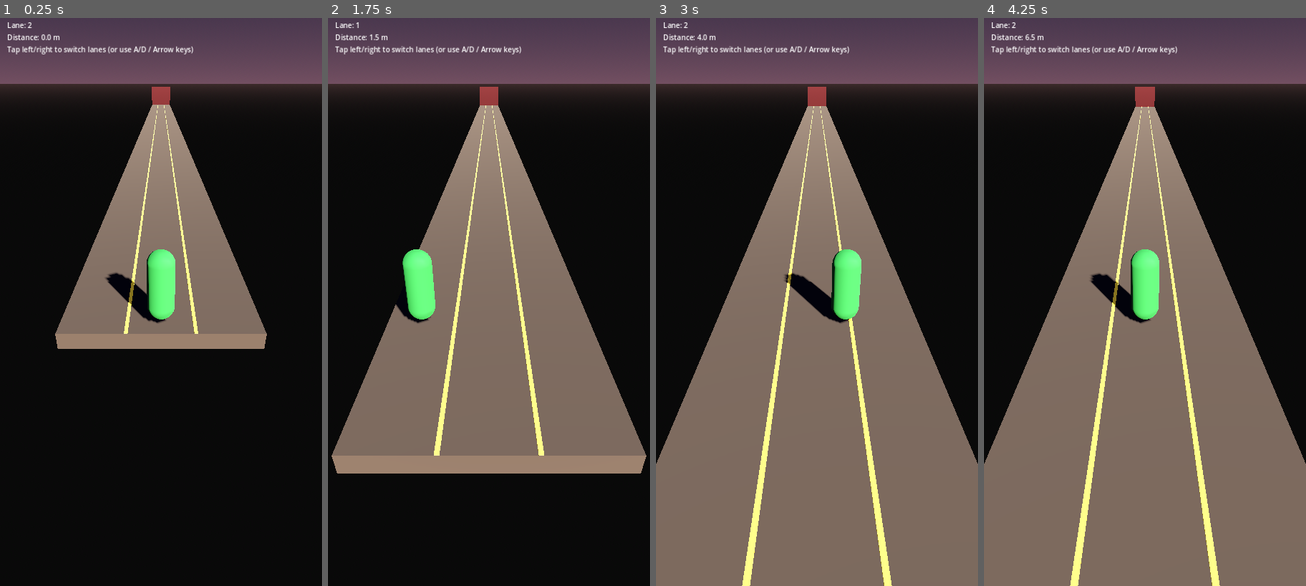
Above: before the commit, frames 1-4 (left to right).
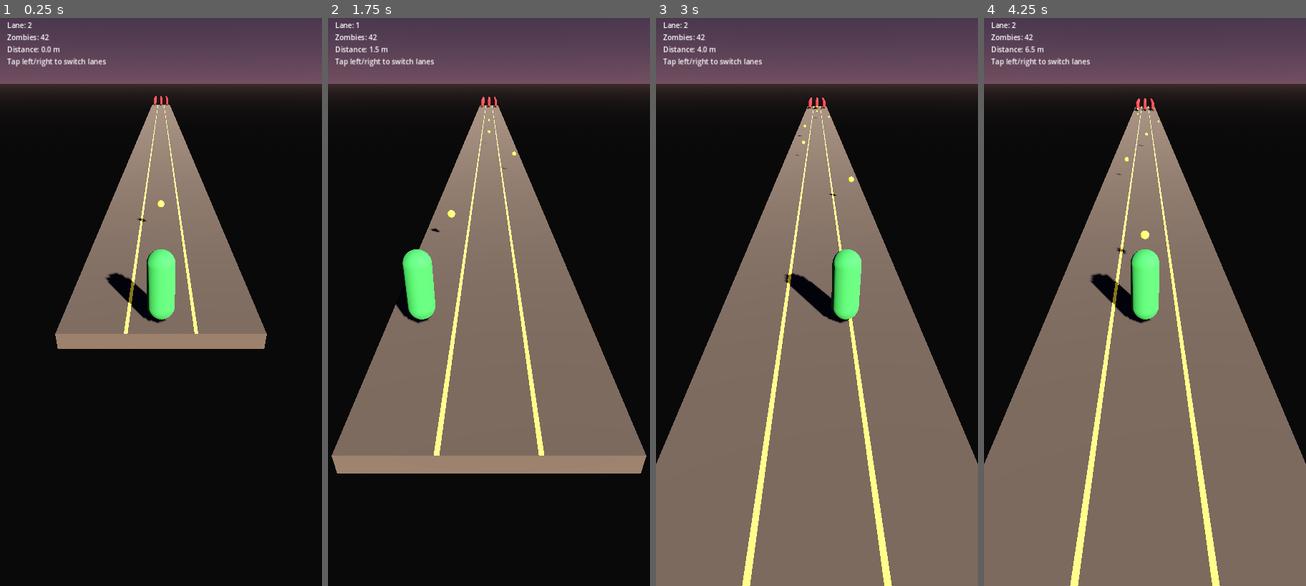
Above: after the commit, the same moments.

Repository: PawandeepSinghKhalsa/Hold-the-Line
Game: Godot game, scene res://scenes/main.tscn
Two runs of this game, one before a commit and one after it. Both use one fixed random seed, a clock stepped at 60 frames per second and the inputs below.
Inputs (mouse positions are in pixels of both pictures, inside the frame that each line leads up to):
- Up to frame 1 (0.25 s): no input
- Up to frame 2 (1.75 s): move the mouse to (559, 273) at 0.52 s; hold D (move_right) 0.53-1.28 s; click (559, 273) at 0.67 s; move the mouse to (424, 330) at 1.27 s; hold A (move_left) from 1.28 s (still down); click (424, 330) at 1.42 s
- Up to frame 3 (3 s): move the mouse to (849, 171) at 2.02 s; release A (move_left) at 2.03 s; hold D (move_right) from 2.03 s (still down); click (849, 171) at 2.17 s; move the mouse to (800, 415) at 2.77 s; click (800, 415) at 2.92 s
- Up to frame 4 (4.25 s): move the mouse to (1241, 387) at 3.52 s; release D (move_right) at 3.53 s; hold A (move_left) from 3.53 s (still down); click (1241, 387) at 3.67 s

The runs differ from the first frame. In frame 1, 0.9% of the frame differs, in the area x 2-60%, y 2-36%; in frame 2, 0.9%; in frame 3, 0.9%; in frame 4, 1.0%, in the area x 2-60%, y 2-75%.

Commit message:
Phase 2: auto-shoot, lane-aware horde, win/lose loop
Ships the playable core loop so there's actually a game to test:

- Soldier auto-fires a bullet every 0.5s straight forward from its
  current lane; bullet moves at 25 u/s and despawns on hit or after
  3s lifetime
- Zombies (red capsules, 1 HP) walk toward the soldier at 3 u/s and
  are pinned to their spawn lane so bullets in that lane mow down
  the line
- HordeSpawner fills the far end of the bridge with 3 lanes x 14
  rows = 42 zombies (tunable in the scene; Level 1 spec target is
  100, but 42 is beatable solo for first-play testing)
- Win when zombies_remaining hits 0; lose when a zombie gets within
  0.9 units of the soldier
- HUD shows "Zombies: N" countdown and a green VICTORY / red GAME
  OVER banner on run end

Next: Phase 3 (multiplier gates + clone soldiers) so the full 100+
zombie level is actually winnable with the strategy layer.

https://claude.ai/code/session_01WNZkPqonAe5zQESFZUsP36

Diff:
--- /dev/null
+++ b/scenes/bullet.tscn
@@ -0,0 +1,26 @@
+[gd_scene load_steps=4 format=3]
+
+[ext_resource type="Script" path="res://scripts/bullet.gd" id="1_bullet"]
+
+[sub_resource type="SphereShape3D" id="SphereShape3D_bullet"]
+radius = 0.12
+
+[sub_resource type="SphereMesh" id="SphereMesh_bullet"]
+radius = 0.12
+height = 0.24
+
+[sub_resource type="StandardMaterial3D" id="StandardMaterial3D_bullet"]
+albedo_color = Color(1, 0.85, 0.25, 1)
+emission_enabled = true
+emission = Color(1, 0.8, 0.2, 1)
+emission_energy_multiplier = 0.8
+
+[node name="Bullet" type="Area3D"]
+script = ExtResource("1_bullet")
+
+[node name="CollisionShape3D" type="CollisionShape3D" parent="."]
+shape = SubResource("SphereShape3D_bullet")
+
+[node name="Mesh" type="MeshInstance3D" parent="."]
+mesh = SubResource("SphereMesh_bullet")
+material_override = SubResource("StandardMaterial3D_bullet")
--- a/scenes/hud.tscn
+++ b/scenes/hud.tscn
@@ -23,14 +23,18 @@
 layout_mode = 2
 text = "Lane: 2"
 
+[node name="ZombiesLabel" type="Label" parent="Margin/VBox"]
+layout_mode = 2
+text = "Zombies: 0"
+
 [node name="DistanceLabel" type="Label" parent="Margin/VBox"]
 layout_mode = 2
 text = "Distance: 0 m"
 
 [node name="HintLabel" type="Label" parent="Margin/VBox"]
 layout_mode = 2
-text = "Tap left/right to switch lanes (or use A/D / Arrow keys)"
+text = "Tap left/right to switch lanes"
 
-[node name="GameOverLabel" type="Label" parent="Margin/VBox"]
+[node name="Banner" type="Label" parent="Margin/VBox"]
 layout_mode = 2
 text = "Game Over"
--- a/scenes/main.tscn
+++ b/scenes/main.tscn
@@ -3,6 +3,8 @@
 [ext_resource type="PackedScene" path="res://scenes/soldier.tscn" id="1_soldier"]
 [ext_resource type="PackedScene" path="res://scenes/hud.tscn" id="2_hud"]
 [ext_resource type="Script" path="res://scripts/camera_follow.gd" id="3_camera"]
+[ext_resource type="PackedScene" path="res://scenes/zombie.tscn" id="4_zombie"]
+[ext_resource type="Script" path="res://scripts/horde_spawner.gd" id="5_spawner"]
 
 [sub_resource type="BoxShape3D" id="BoxShape3D_bridge"]
 size = Vector3(4.5, 0.4, 100)
@@ -21,16 +23,6 @@
 emission_enabled = true
 emission = Color(1, 0.85, 0.2, 1)
 emission_energy_multiplier = 0.4
-
-[sub_resource type="BoxMesh" id="BoxMesh_horde_marker"]
-size = Vector3(4.5, 4, 0.4)
-
-[sub_resource type="StandardMaterial3D" id="StandardMaterial3D_horde"]
-albedo_color = Color(0.8, 0.2, 0.2, 0.55)
-transparency = 1
-emission_enabled = true
-emission = Color(1, 0.3, 0.3, 1)
-emission_energy_multiplier = 0.3
 
 [sub_resource type="ProceduralSkyMaterial" id="ProceduralSkyMaterial_sky"]
 sky_top_color = Color(0.07, 0.09, 0.17, 1)
@@ -77,11 +69,6 @@
 mesh = SubResource("BoxMesh_lane_marker")
 material_override = SubResource("StandardMaterial3D_marker")
 
-[node name="HordeEndMarker" type="MeshInstance3D" parent="."]
-transform = Transform3D(1, 0, 0, 0, 1, 0, 0, 0, 1, 0, 2, -98)
-mesh = SubResource("BoxMesh_horde_marker")
-material_override = SubResource("StandardMaterial3D_horde")
-
 [node name="Soldier" parent="." instance=ExtResource("1_soldier")]
 transform = Transform3D(1, 0, 0, 0, 1, 0, 0, 0, 1, 0, 0.1, 2)
 
@@ -90,4 +77,11 @@
 script = ExtResource("3_camera")
 target_path = NodePath("../Soldier")
 
+[node name="HordeSpawner" type="Node3D" parent="."]
+script = ExtResource("5_spawner")
+zombie_scene = ExtResource("4_zombie")
+zombies_per_lane = 14
+row_spacing = 1.4
+horde_front_z = -95.0
+
 [node name="HUD" parent="." instance=ExtResource("2_hud")]
--- a/scenes/soldier.tscn
+++ b/scenes/soldier.tscn
@@ -1,6 +1,7 @@
-[gd_scene load_steps=4 format=3]
+[gd_scene load_steps=5 format=3]
 
 [ext_resource type="Script" path="res://scripts/soldier.gd" id="1_soldier"]
+[ext_resource type="PackedScene" path="res://scenes/bullet.tscn" id="2_bullet"]
 
 [sub_resource type="CapsuleShape3D" id="CapsuleShape3D_soldier"]
 radius = 0.3
@@ -15,6 +16,7 @@
 
 [node name="Soldier" type="CharacterBody3D" groups=["soldier"]]
 script = ExtResource("1_soldier")
+bullet_scene = ExtResource("2_bullet")
 
 [node name="CollisionShape3D" type="CollisionShape3D" parent="."]
 transform = Transform3D(1, 0, 0, 0, 1, 0, 0, 0, 1, 0, 0.8, 0)
--- /dev/null
+++ b/scenes/zombie.tscn
@@ -0,0 +1,26 @@
+[gd_scene load_steps=4 format=3]
+
+[ext_resource type="Script" path="res://scripts/zombie.gd" id="1_zombie"]
+
+[sub_resource type="CapsuleShape3D" id="CapsuleShape3D_zombie"]
+radius = 0.3
+height = 1.5
+
+[sub_resource type="CapsuleMesh" id="CapsuleMesh_zombie"]
+radius = 0.3
+height = 1.5
+
+[sub_resource type="StandardMaterial3D" id="StandardMaterial3D_zombie"]
+albedo_color = Color(0.85, 0.25, 0.25, 1)
+
+[node name="Zombie" type="CharacterBody3D"]
+script = ExtResource("1_zombie")
+
+[node name="CollisionShape3D" type="CollisionShape3D" parent="."]
+transform = Transform3D(1, 0, 0, 0, 1, 0, 0, 0, 1, 0, 0.75, 0)
+shape = SubResource("CapsuleShape3D_zombie")
+
+[node name="Mesh" type="MeshInstance3D" parent="."]
+transform = Transform3D(1, 0, 0, 0, 1, 0, 0, 0, 1, 0, 0.75, 0)
+mesh = SubResource("CapsuleMesh_zombie")
+material_override = SubResource("StandardMaterial3D_zombie")
--- /dev/null
+++ b/scripts/bullet.gd
@@ -0,0 +1,28 @@
+extends Area3D
+
+# Travels straight forward (-Z) from the soldier. Despawns on zombie hit
+# or after LIFETIME seconds. Lane is implicit from spawn X.
+
+const SPEED := 25.0
+const DAMAGE := 1
+const LIFETIME := 3.0
+
+var _age: float = 0.0
+
+
+func _ready() -> void:
+	body_entered.connect(_on_body_entered)
+
+
+func _physics_process(delta: float) -> void:
+	_age += delta
+	if _age >= LIFETIME:
+		queue_free()
+		return
+	global_position.z -= SPEED * delta
+
+
+func _on_body_entered(body: Node3D) -> void:
+	if body.is_in_group("zombies") and body.has_method("take_damage"):
+		body.take_damage(DAMAGE)
+		queue_free()
--- a/scripts/game_manager.gd
+++ b/scripts/game_manager.gd
@@ -1,9 +1,10 @@
 extends Node
 
-# Autoload singleton. Phase 1: only forward movement and lane geometry.
-# Later phases will add kill count, supercharge, zombie count, level index.
+# Autoload singleton. Phase 1+2 state: lane geometry, run state, zombie count.
+# Later phases will add kill count, supercharge, gate multipliers, level index.
 
-signal game_over
+signal run_ended(won: bool)
+signal zombies_remaining_changed(remaining: int)
 
 const FORWARD_SPEED := 2.0
 const LANE_X_POSITIONS := [-1.5, 0.0, 1.5]
@@ -11,14 +12,34 @@
 const BRIDGE_LENGTH := 100.0
 
 var is_running: bool = false
+var zombies_total: int = 0
+var zombies_remaining: int = 0
 
 
 func reset() -> void:
 	is_running = true
+	zombies_total = 0
+	zombies_remaining = 0
+	zombies_remaining_changed.emit(zombies_remaining)
 
 
-func end_run() -> void:
+func set_level_zombie_count(n: int) -> void:
+	zombies_total = n
+	zombies_remaining = n
+	zombies_remaining_changed.emit(zombies_remaining)
+
+
+func on_zombie_killed() -> void:
+	if not is_running:
+		return
+	zombies_remaining = max(0, zombies_remaining - 1)
+	zombies_remaining_changed.emit(zombies_remaining)
+	if zombies_remaining == 0:
+		end_run(true)
+
+
+func end_run(won: bool) -> void:
 	if not is_running:
 		return
 	is_running = false
-	game_over.emit()
+	run_ended.emit(won)
--- /dev/null
+++ b/scripts/horde_spawner.gd
@@ -0,0 +1,32 @@
+extends Node3D
+
+# Phase 2 horde spawner. Spawns a rectangular block of zombies across all
+# three lanes at the far end of the bridge. Lane-aware: each zombie is
+# assigned a lane so the player can thin rows by shooting down that lane.
+
+@export var zombie_scene: PackedScene
+@export var zombies_per_lane: int = 14
+@export var row_spacing: float = 1.4
+@export var horde_front_z: float = -95.0
+
+
+func _ready() -> void:
+	call_deferred("_spawn_horde")
+
+
+func _spawn_horde() -> void:
+	if zombie_scene == null:
+		return
+	var total := zombies_per_lane * GameManager.LANE_COUNT
+	GameManager.set_level_zombie_count(total)
+
+	for lane_idx in GameManager.LANE_COUNT:
+		for row in zombies_per_lane:
+			var z := zombie_scene.instantiate()
+			get_tree().current_scene.add_child(z)
+			z.lane_index = lane_idx
+			z.global_position = Vector3(
+				GameManager.LANE_X_POSITIONS[lane_idx],
+				0.1,
+				horde_front_z - row * row_spacing
+			)
--- a/scripts/hud.gd
+++ b/scripts/hud.gd
@@ -1,18 +1,19 @@
 extends CanvasLayer
 
-# Phase 1 HUD: shows current lane (0/1/2), distance travelled, and a hint.
-# Game-over banner is wired up now but won't trigger until Phase 2+ adds a
-# loss condition.
+# Phase 1+2 HUD: lane, zombies remaining, distance, win/lose banner.
 
 @onready var lane_label: Label = $Margin/VBox/LaneLabel
+@onready var zombies_label: Label = $Margin/VBox/ZombiesLabel
 @onready var distance_label: Label = $Margin/VBox/DistanceLabel
 @onready var hint_label: Label = $Margin/VBox/HintLabel
-@onready var game_over_label: Label = $Margin/VBox/GameOverLabel
+@onready var banner: Label = $Margin/VBox/Banner
 
 
 func _ready() -> void:
-	GameManager.game_over.connect(_on_game_over)
-	game_over_label.visible = false
+	GameManager.run_ended.connect(_on_run_ended)
+	GameManager.zombies_remaining_changed.connect(_on_zombies_changed)
+	banner.visible = false
+	_on_zombies_changed(GameManager.zombies_remaining)
 	var soldier := get_tree().get_first_node_in_group("soldier")
 	if soldier != null and soldier.has_signal("lane_changed"):
 		soldier.lane_changed.connect(_on_lane_changed)
@@ -31,5 +32,16 @@
 	lane_label.text = "Lane: %d" % (new_lane + 1)
 
 
-func _on_game_over() -> void:
-	game_over_label.visible = true
+func _on_zombies_changed(remaining: int) -> void:
+	zombies_label.text = "Zombies: %d" % remaining
+
+
+func _on_run_ended(won: bool) -> void:
+	banner.visible = true
+	if won:
+		banner.text = "VICTORY — Horde cleared"
+		banner.modulate = Color(0.4, 1, 0.5, 1)
+	else:
+		banner.text = "GAME OVER — Zombie reached you"
+		banner.modulate = Color(1, 0.4, 0.4, 1)
+	hint_label.text = "Refresh to play again"
--- a/scripts/soldier.gd
+++ b/scripts/soldier.gd
@@ -1,15 +1,19 @@
 extends CharacterBody3D
 
-# Auto-walks forward on one of 3 lanes. Player switches lanes via:
-# - Keyboard: A/D or Left/Right (discrete, on just_pressed)
-# - Touch/mouse: tap on left or right half of screen
-# Lateral transition between lanes uses linear interpolation (not snap).
+# Auto-walks forward on one of 3 lanes. Auto-fires bullets straight ahead
+# every FIRE_INTERVAL seconds. Player controls only lane via keyboard or
+# tap on left/right half of screen.
 
 signal lane_changed(new_lane: int)
 
 const LANE_LERP_SPEED := 12.0
+const FIRE_INTERVAL := 0.5
+const BULLET_SPAWN_OFFSET := Vector3(0, 0.9, -0.5)
+
+@export var bullet_scene: PackedScene
 
 var lane_index: int = 1
+var _fire_cooldown: float = 0.0
 
 
 func _ready() -> void:
@@ -49,9 +53,26 @@
 
 	move_and_slide()
 
+	_fire_cooldown -= delta
+	if _fire_cooldown <= 0.0:
+		_fire_cooldown = FIRE_INTERVAL
+		_shoot()
+
+
+func _shoot() -> void:
+	if bullet_scene == null:
+		return
+	var bullet := bullet_scene.instantiate()
+	get_tree().current_scene.add_child(bullet)
+	bullet.global_position = global_position + BULLET_SPAWN_OFFSET
+
 
 func _try_change_lane(delta_index: int) -> void:
 	var new_lane: int = clamp(lane_index + delta_index, 0, GameManager.LANE_COUNT - 1)
 	if new_lane != lane_index:
 		lane_index = new_lane
 		lane_changed.emit(lane_index)
+
+
+func take_melee_hit() -> void:
+	GameManager.end_run(false)
--- /dev/null
+++ b/scripts/zombie.gd
@@ -0,0 +1,39 @@
+extends CharacterBody3D
+
+# Walks toward the soldier (+Z direction). Stays pinned to its lane X.
+# On HP <= 0, calls GameManager.on_zombie_killed. On melee range with the
+# soldier, ends the run as a loss.
+
+const WALK_SPEED := 3.0
+const MELEE_RANGE := 0.9
+
+@export var max_hp: int = 1
+var hp: int
+var lane_index: int = 1
+
+
+func _ready() -> void:
+	hp = max_hp
+	add_to_group("zombies")
+
+
+func _physics_process(_delta: float) -> void:
+	if not GameManager.is_running:
+		velocity = Vector3.ZERO
+		return
+
+	velocity.z = WALK_SPEED
+	move_and_slide()
+	global_position.x = GameManager.LANE_X_POSITIONS[lane_index]
+
+	var soldier := get_tree().get_first_node_in_group("soldier")
+	if soldier != null and global_position.distance_to(soldier.global_position) < MELEE_RANGE:
+		if soldier.has_method("take_melee_hit"):
+			soldier.take_melee_hit()
+
+
+func take_damage(amount: int) -> void:
+	hp -= amount
+	if hp <= 0:
+		GameManager.on_zombie_killed()
+		queue_free()
